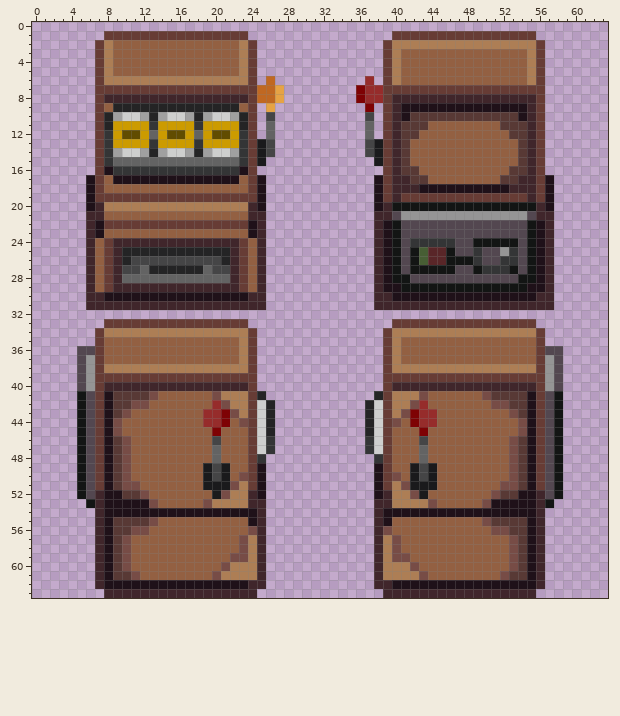
Two states of a pixel-art sprite, Resources/Textures/_Goobstation/Structures/Machines/slotmachines/slotmachinehighroller.rsi/slotmachine.png. The picture above was drawn from the file before the commit.
The file is 64x64 pixels. Colours within 5 levels of each other are drawn and written as one.
Now the later version:
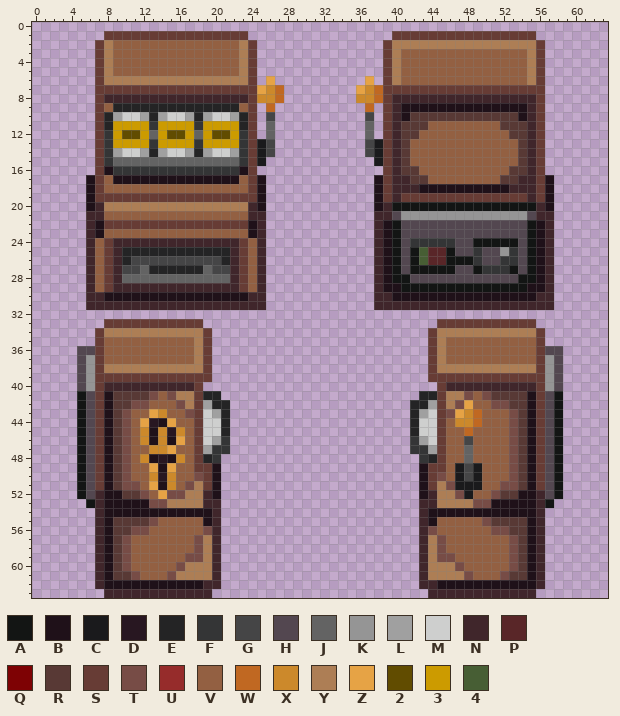
Palette (. is transparent): A #131514  B #1f1119  C #1a1a1c  D #281721  E #242425  F #343536  G #454546  H #534750  J #636363  K #959595  L #a0a0a0  M #cecfce  N #40262b  P #592628  Q #7e0204  R #583935  S #673c35  T #774c46  U #962c2b  V #936042  W #c06822  X #cc892b  Y #ad7e55  Z #e6a345  2 #614c00  3 #cc9b00  4 #475e34
From old to new:
Changed rows in their new state; - is an unchanged pixel.
first column x 25:
 6 -Z----------Z-
 7 ZXW--------ZXW
 8 XXW--------XXW
 9 -W----------W-
first column x 9:
33 ----------.....----------------.....----------
34 ----------S.....--------------.....S----------
35 ---------YS.....--------------.....SY---------
36 ---------YS.....--------------.....SY---------
37 ---------YS.....--------------.....SY---------
38 ----------S.....--------------.....S----------
39 -----------.....--------------.....-----------
40 ---------S......--------------......S---------
41 ------TYYSEE.....------------.....EESYYT------
42 -------TYSLEE.....----------.....EELSYTZ------
43 ----ZX--TSMLE.....----------.....ELMSTZXW-----
44 RT-ZDBZ--SMME.....----------.....EMMS-XXW---TR
45 RT-XBXDX-SMME.....----------.....EMMS--W----TR
46 ---XBXBZ-SMLF.....----------.....FLMS--G------
47 ----XXZ--SLFF.....----------.....FFLS--J------
48 ---XBDBX-SEF.....------------.....FES--J------
49 ----ZBZ--SSB.....------------.....BSS-CGC-----
50 ----XDX--TSB.....------------.....BST-CGC-----
51 ----ZBX-TYSB.....------------.....BSYTCCC-----
52 -----ZTTYYNB.....------------.....BNYYTC------
53 -----TYYYYNN.....------------.....NNYYYYT-----
54 -----------N.....------------.....N-----------
55 ----------BN.....------------.....NB----------
56 ----------TN.....------------.....NT----------
57 ---------TYN.....------------.....NYT---------
58 ---------TYN.....------------.....NYT---------
59 --------TTYN.....------------.....NYTT--------
60 -------TYYYN.....------------.....NYYYT-------
61 ------TYYYYN.....------------.....NYYYYT------
62 ----------NN.....------------.....NN----------
63 -----------.....--------------.....-----------
Boxes around the changes in both pictures, in picture pixels (x1, y1, x2, y2):
changed: (257, 76, 284, 112)
changed: (356, 76, 383, 112)
changed: (113, 319, 275, 598)
changed: (365, 319, 527, 598)
